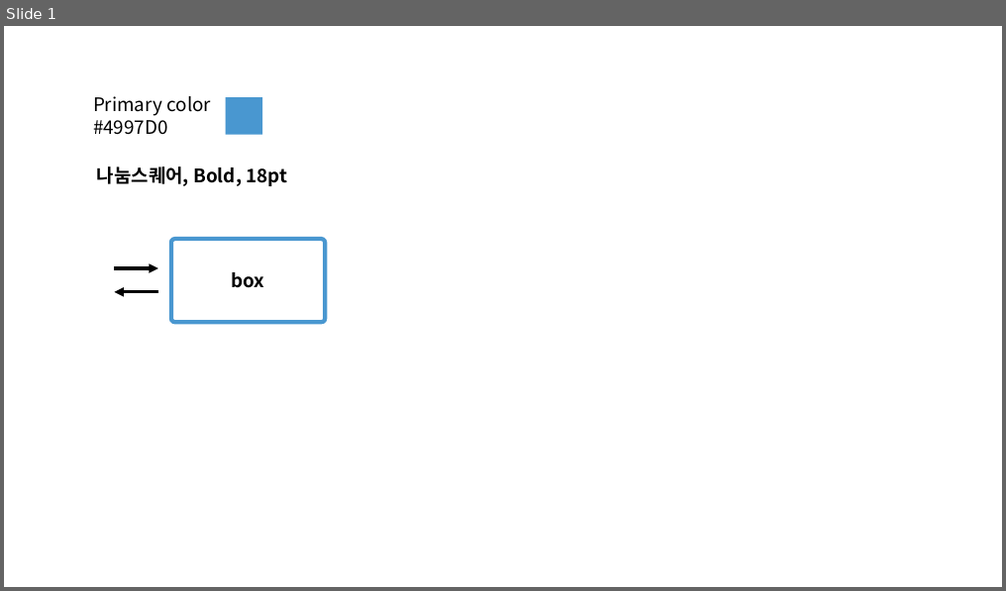
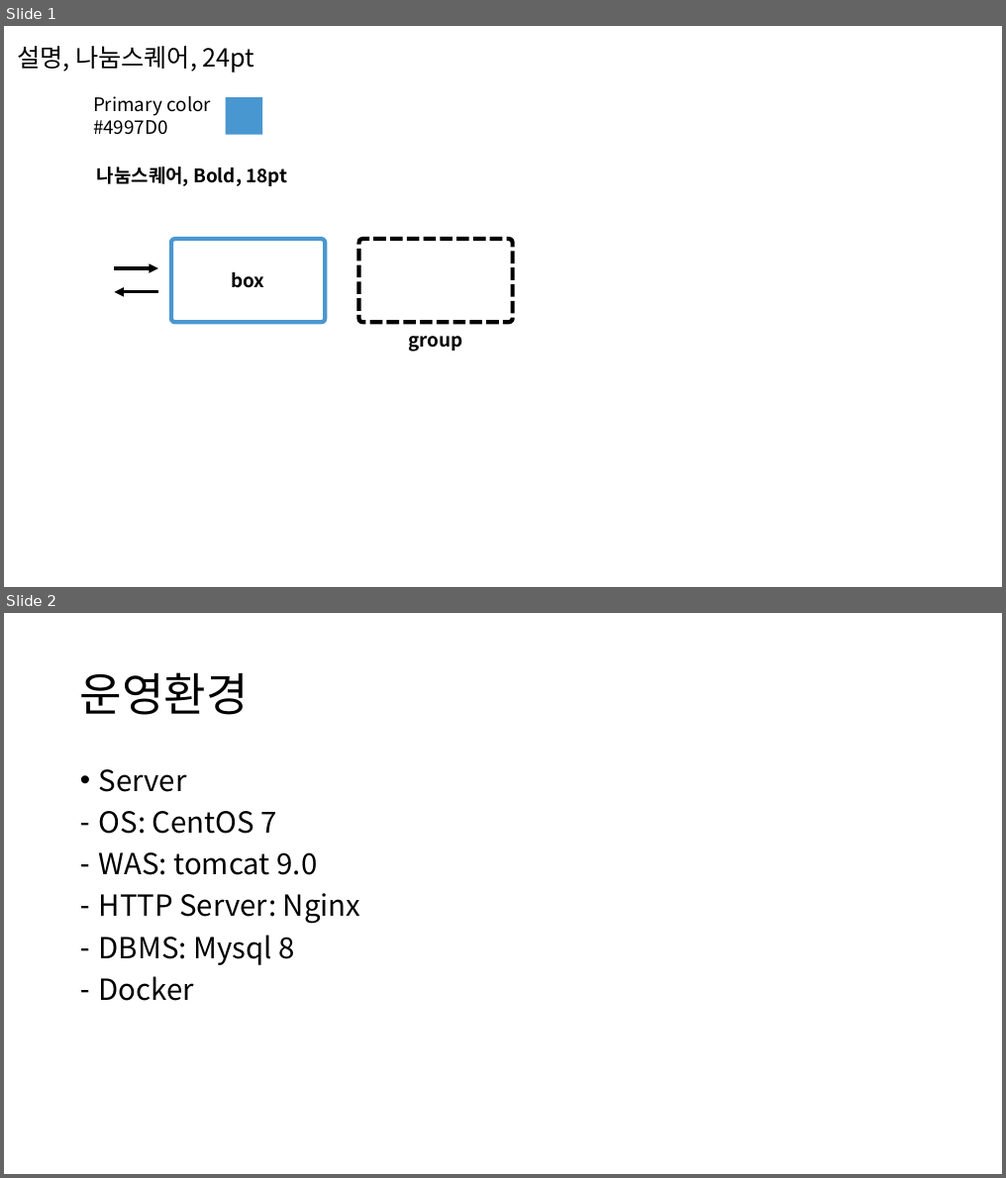
Before and after one commit to Laterality/sibylla, a slide deck: docs/raws/diagrams.pptx. Shown one above the other, each under a label of ours: slide 1 before the commit, slides 1 and 2 after it. The pictures are 1006x591 and 1006x1178 pixels, drawn with LibreOffice and Linux fonts; fonts in the diff are those of the drawing. Boxes give left, top, right and bottom in pixels: in the first picture for what was removed or moved away, otherwise in the second. Text is boxed around its words. In the diff, an @@ line names an element or a change of style, - is before the commit and + after.

```diff
--- a/docs/raws/diagrams.pptx
+++ b/docs/raws/diagrams.pptx
@@ slide 2 added at bbox=[4, 613, 1002, 1174], background #FFFFFF @@
@@ title added at bbox=[80, 672, 249, 715], 44 pt, text #000000 @@
+운영환경
@@ text added at bbox=[99, 769, 360, 1001], 28 pt, text #000000 @@
+• Server
+– OS: CentOS 7
+– WAS: tomcat 9.0
+– HTTP Server: Nginx
+– DBMS: Mysql 8
+– Docker
@@ slide 1 changed as well @@
@@ text added at bbox=[17, 46, 255, 73], 24 pt, text #000000 @@
+설명, 나눔스퀘어, 24pt
@@ rounded rectangle added at bbox=[358, 240, 512, 322], fill #FFFFFF, outline #000000 4 pt dashed @@
@@ text added at bbox=[408, 336, 462, 352], 18 pt, text #000000, bold @@
+group
```
Also in this commit, not shown: 1 other slide changed, 5 other slides added, 7 other files.
